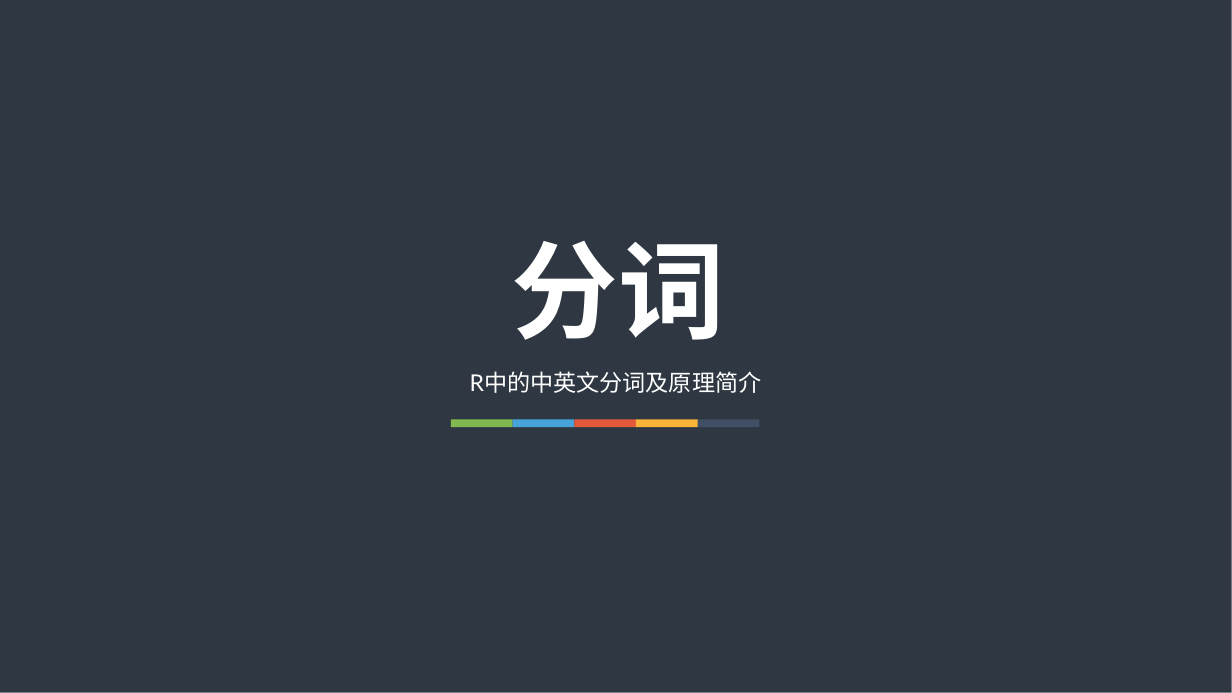
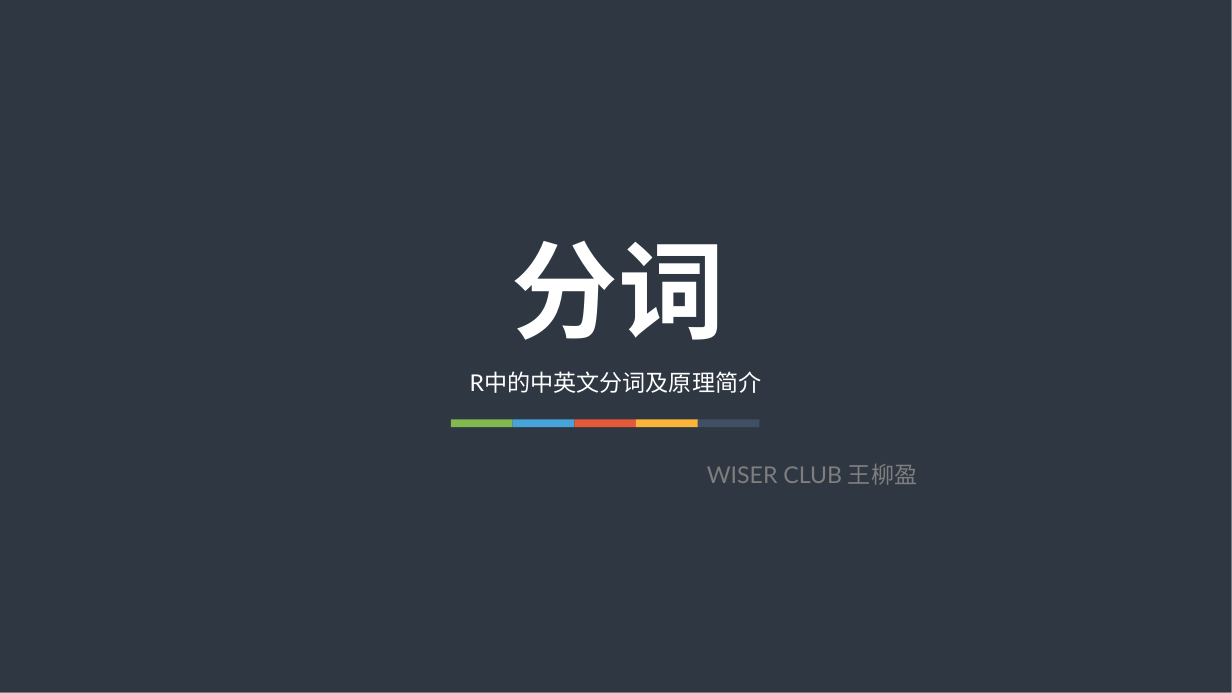
Before and after one commit to WangLiuying/R_scripts, a slide deck: slide 1 of WordSegmentation/WordSegmentation.pptx. Drawn at 1232x693 pixels with LibreOffice and Linux fonts; fonts in the diff are those of the drawing. Boxes give left, top, right and bottom in pixels: in the first picture for what was removed or moved away, otherwise in the second. Text is boxed around its words. In the diff, an @@ line names an element or a change of style, - is before the commit and + after.

```diff
--- a/WordSegmentation/WordSegmentation.pptx
+++ b/WordSegmentation/WordSegmentation.pptx
@@ text added at <box>707,464,917,485</box>, 18 pt, text #7E7E7E @@
+WISER CLUB 王柳盈
```
Also in this commit, not shown: 2 other slides changed, 3 other files.
